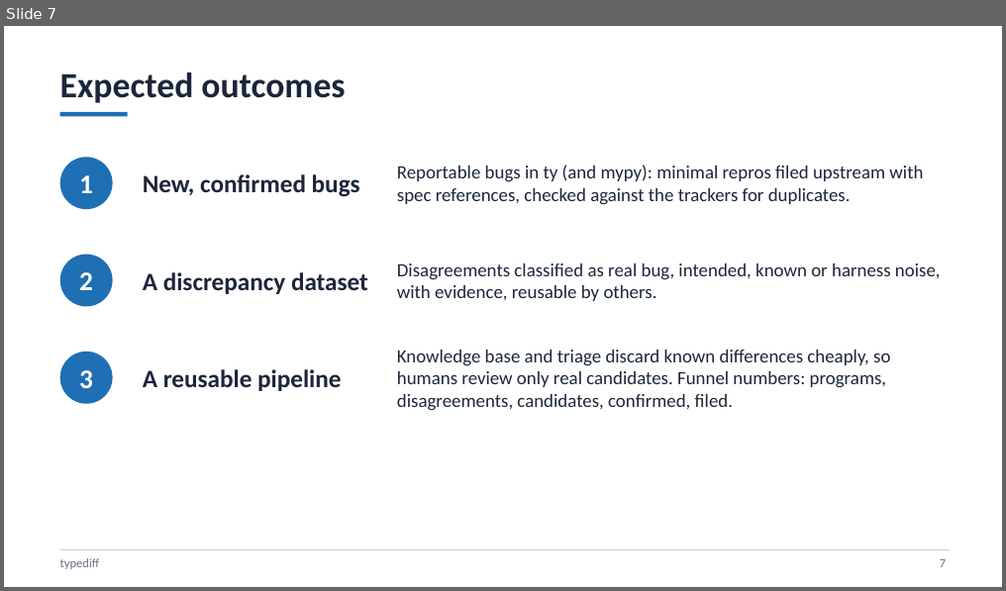
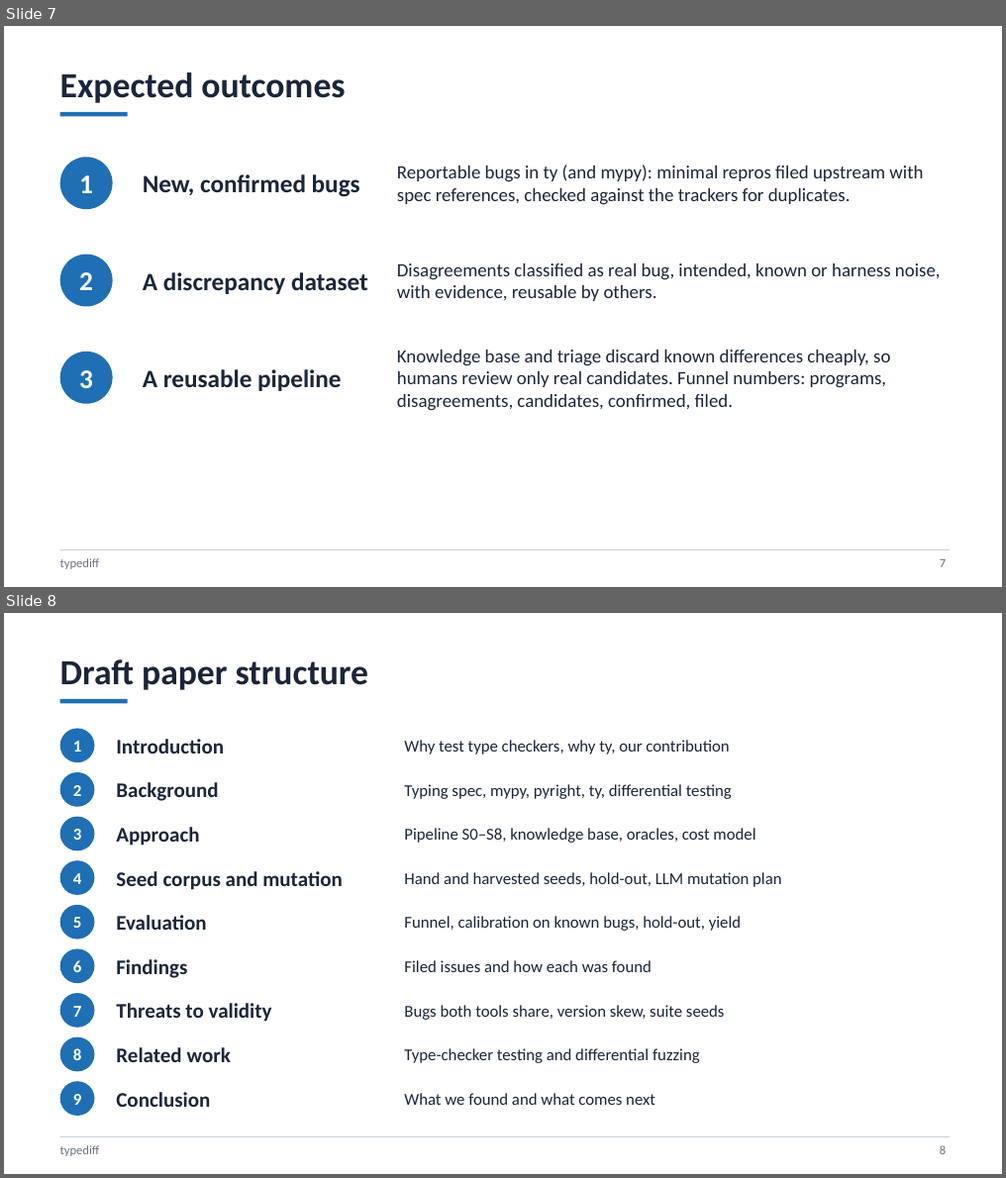
Before and after one commit to DerekLaymn/kiro_sa, a slide deck: presentation/typediff_update.pptx. Shown one above the other, each under a label of ours: slide 7 before the commit, slides 7 and 8 after it. The pictures are 1006x591 and 1006x1178 pixels, drawn with LibreOffice and Linux fonts; fonts in the diff are those of the drawing. Boxes give left, top, right and bottom in pixels: in the first picture for what was removed or moved away, otherwise in the second. Text is boxed around its words. In the diff, an @@ line names an element or a change of style, - is before the commit and + after.

```diff
--- a/presentation/typediff_update.pptx
+++ b/presentation/typediff_update.pptx
@@ slide 8 added at [4,613,1002,1174], background #FFFFFF @@
@@ text added at [60,660,369,690], 34 pt, text #1B263B, bold @@
+Draft paper structure
@@ rectangle added at [60,699,128,703], fill #1F6FB5 @@
@@ ellipse added at [60,728,94,762], fill #1F6FB5, 16 pt, text #FFFFFF, bold @@
+1
@@ text added at [116,739,224,754], 20 pt, text #1B263B, bold @@
+Introduction
@@ text added at [404,740,729,755], 16 pt, text #1B263B @@
+Why test type checkers, why ty, our contribution
@@ ellipse added at [60,772,94,807], fill #1F6FB5, 16 pt, text #FFFFFF, bold @@
+2
@@ text added at [116,782,218,801], 20 pt, text #1B263B, bold @@
+Background
@@ text added at [404,784,732,799], 16 pt, text #1B263B @@
+Typing spec, mypy, pyright, ty, differential testing
@@ ellipse added at [60,817,94,851], fill #1F6FB5, 16 pt, text #FFFFFF, bold @@
+3
@@ text added at [116,827,199,846], 20 pt, text #1B263B, bold @@
+Approach
@@ text added at [404,828,755,843], 16 pt, text #1B263B @@
+Pipeline S0–S8, knowledge base, oracles, cost model
@@ ellipse added at [60,861,94,895], fill #1F6FB5, 16 pt, text #FFFFFF, bold @@
+4
@@ text added at [116,871,343,890], 20 pt, text #1B263B, bold @@
+Seed corpus and mutation
@@ text added at [404,872,781,887], 16 pt, text #1B263B @@
+Hand and harvested seeds, hold-out, LLM mutation plan
@@ ellipse added at [60,905,94,940], fill #1F6FB5, 16 pt, text #FFFFFF, bold @@
+5
@@ text added at [116,915,206,930], 20 pt, text #1B263B, bold @@
+Evaluation
@@ text added at [404,916,741,931], 16 pt, text #1B263B @@
+Funnel, calibration on known bugs, hold-out, yield
@@ ellipse added at [60,950,94,983], fill #1F6FB5, 16 pt, text #FFFFFF, bold @@
+6
@@ text added at [116,959,187,978], 20 pt, text #1B263B, bold @@
+Findings
@@ text added at [404,960,651,972], 16 pt, text #1B263B @@
+Filed issues and how each was found
@@ ellipse added at [60,993,94,1028], fill #1F6FB5, 16 pt, text #FFFFFF, bold @@
+7
@@ text added at [116,1003,272,1022], 20 pt, text #1B263B, bold @@
+Threats to validity
@@ text added at [404,1005,725,1020], 16 pt, text #1B263B @@
+Bugs both tools share, version skew, suite seeds
@@ ellipse added at [60,1038,94,1072], fill #1F6FB5, 16 pt, text #FFFFFF, bold @@
+8
@@ text added at [116,1048,231,1062], 20 pt, text #1B263B, bold @@
+Related work
@@ text added at [404,1049,700,1063], 16 pt, text #1B263B @@
+Type-checker testing and differential fuzzing
@@ ellipse added at [60,1081,94,1116], fill #1F6FB5, 16 pt, text #FFFFFF, bold @@
+9
@@ text added at [116,1092,210,1107], 20 pt, text #1B263B, bold @@
+Conclusion
@@ text added at [404,1093,655,1105], 16 pt, text #1B263B @@
+What we found and what comes next
@@ rectangle added at [60,1137,949,1138], fill #C9CFD8 @@
@@ text added at [60,1146,100,1157], 12 pt, text #6B7280 @@
+typediff
@@ text added at [940,1146,945,1155], 12 pt, text #6B7280 @@
+8
```
Also in this commit, not shown: 8 other slides added, 59 other files.
